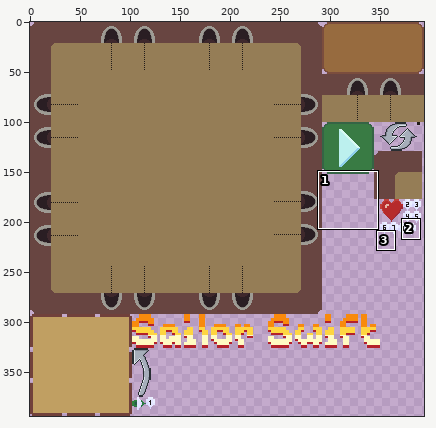
Sprite sheet: res/atlas/ss.png. The first picture is a wide view before the edit; the outline marks the close-up.
Close-up. Before the edit:
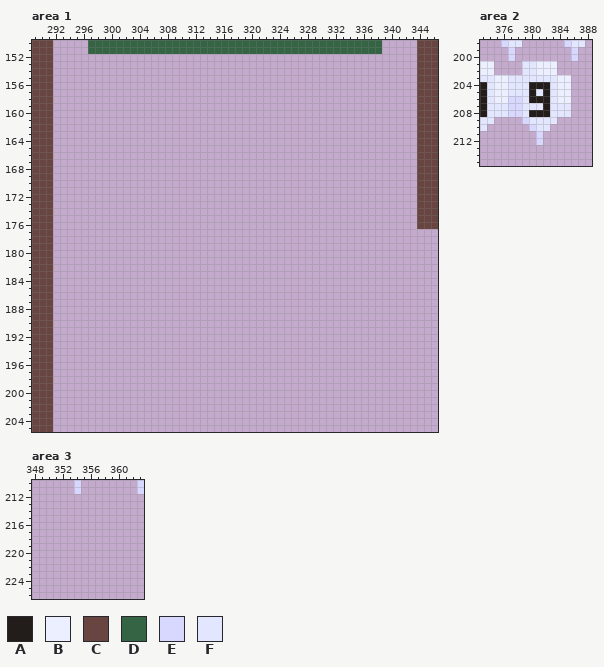
The file is 394x394 pixels. Shown: area 1: x 289..346, y 150..205; area 2: x 373..388, y 198..215; area 3: x 348..363, y 210..226.
Palette (. is transparent): A #221c1a  B #ebefff  C #684541  D #356445  E #d8d7fe  F #e3e6ff
Pixels before, area 1 (only the part around the change), first column x 289:
150 CCC.....DDDDDDDDDDDDDDDDDDDDDDDDDDDDDDDDDDDDDDDDDD.....CCC
151 CCC.....DDDDDDDDDDDDDDDDDDDDDDDDDDDDDDDDDDDDDDDDDD.....CCC
152 CCC....................................................CCC
153 CCC....................................................CCC
154 CCC....................................................CCC
155 CCC....................................................CCC
156 CCC....................................................CCC
157 CCC....................................................CCC
158 CCC....................................................CCC
159 CCC....................................................CCC
160 CCC....................................................CCC
161 CCC....................................................CCC
162 CCC....................................................CCC
163 CCC....................................................CCC
164 CCC....................................................CCC
165 CCC....................................................CCC
166 CCC....................................................CCC
167 CCC....................................................CCC
168 CCC....................................................CCC
169 CCC....................................................CCC
170 CCC....................................................CCC
171 CCC....................................................CCC
172 CCC....................................................CCC
173 CCC....................................................CCC
174 CCC....................................................CCC
175 CCC....................................................CCC
176 CCC....................................................CCC
177 CCC.......................................................
178 CCC.......................................................
179 CCC.......................................................
180 CCC.......................................................
181 CCC.......................................................
182 CCC.......................................................
183 CCC.......................................................
184 CCC.......................................................
185 CCC.......................................................
186 CCC.......................................................
187 CCC.......................................................
188 CCC.......................................................
189 CCC.......................................................
190 CCC.......................................................
191 CCC.......................................................
192 CCC.......................................................
193 CCC.......................................................
194 CCC.......................................................
195 CCC.......................................................
196 CCC.......................................................
197 CCC.......................................................
198 CCC.......................................................
199 CCC.......................................................
200 CCC.......................................................
201 CCC.......................................................
202 CCC.......................................................
203 CCC.......................................................
204 CCC.......................................................
205 CCC.......................................................
Pixels before, area 2, first column x 373:
198 ...EFF......EFF
199 ....E........E.
200 ....E........E.
201 BB....FFBBB....
202 BB....FFBBB....
203 FFBBFFFFFFFBB..
204 AFBBFFFAAAFBB..
205 AFBBFFFAFAFBB..
206 AFBBEEFAAAFBB..
207 AFFFEEFFFAFFF..
208 AFFFEEFAAAFFF..
209 FF....EFFFF....
210 F......EFF.....
211 ........E......
212 ........E......
Pixels before, area 3, first column x 354:
210 E........E
211 E........E
New version:
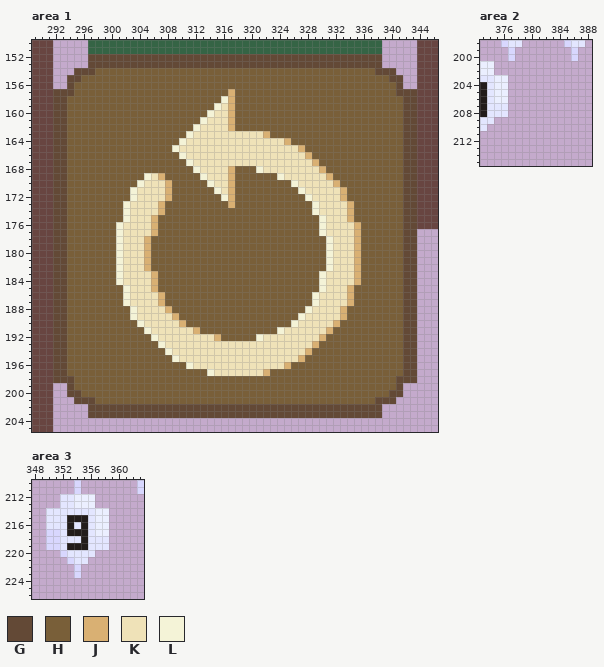
Colours new in this view: G #634936  H #795f39  J #d9b073  K #efe2b8  L #f4f3d7
The exact change:
Changed rows in their new state; - is an unchanged pixel.
Area 1:
first column x 292:
152 -----GGGGGGGGGGGGGGGGGGGGGGGGGGGGGGGGGGGGGGGGGG-----
153 -----GGGGGGGGGGGGGGGGGGGGGGGGGGGGGGGGGGGGGGGGGG-----
154 ---GGGHHHHHHHHHHHHHHHHHHHHHHHHHHHHHHHHHHHHHHHHGGG---
155 --GGHHHHHHHHHHHHHHHHHHHHHHHHHHHHHHHHHHHHHHHHHHHHGG--
156 --GHHHHHHHHHHHHHHHHHHHHHHHHHHHHHHHHHHHHHHHHHHHHHHG--
157 GGGHHHHHHHHHHHHHHHHHHHHHHJHHHHHHHHHHHHHHHHHHHHHHHGGG
158 GGHHHHHHHHHHHHHHHHHHHHHHLJHHHHHHHHHHHHHHHHHHHHHHHHGG
159 GGHHHHHHHHHHHHHHHHHHHHHLKJHHHHHHHHHHHHHHHHHHHHHHHHGG
160 GGHHHHHHHHHHHHHHHHHHHHLKKJHHHHHHHHHHHHHHHHHHHHHHHHGG
161 GGHHHHHHHHHHHHHHHHHHHLKKKJHHHHHHHHHHHHHHHHHHHHHHHHGG
162 GGHHHHHHHHHHHHHHHHHHLKKKKJHHHHHHHHHHHHHHHHHHHHHHHHGG
163 GGHHHHHHHHHHHHHHHHHLKKKKKKKKKKJHHHHHHHHHHHHHHHHHHHGG
164 GGHHHHHHHHHHHHHHHHLKKKKKKKKKKKKKKJHHHHHHHHHHHHHHHHGG
165 GGHHHHHHHHHHHHHHHLKKKKKKKKKKKKKKKKKJHHHHHHHHHHHHHHGG
166 GGHHHHHHHHHHHHHHHHLKKKKKKKKKKKKKKKKKJHHHHHHHHHHHHHGG
167 GGHHHHHHHHHHHHHHHHHLKKKKKKKKKKKKKKKKKJHHHHHHHHHHHHGG
168 GGHHHHHHHHHHHHHHHHHHLKKKKJHHHLKKKKKKKKJHHHHHHHHHHHGG
169 GGHHHHHHHHHHHLKJHHHHHLKKKJHHHHHHLKKKKKKJHHHHHHHHHHGG
170 GGHHHHHHHHHHLKKKJHHHHHLKKJHHHHHHHHLKKKKKJHHHHHHHHHGG
171 GGHHHHHHHHHLKKKKJHHHHHHLKJHHHHHHHHHLKKKKKJHHHHHHHHGG
172 GGHHHHHHHHHLKKKKJHHHHHHHLJHHHHHHHHHHLKKKKJHHHHHHHHGG
173 GGHHHHHHHHLKKKKJHHHHHHHHHJHHHHHHHHHHHLKKKKJHHHHHHHGG
174 GGHHHHHHHHLKKKKJHHHHHHHHHHHHHHHHHHHHHLKKKKJHHHHHHHGG
175 GGHHHHHHHHLKKKJHHHHHHHHHHHHHHHHHHHHHHHLKKKJHHHHHHHGG
176 GGHHHHHHHLKKKKJHHHHHHHHHHHHHHHHHHHHHHHLKKKKJHHHHHHGG
177 GGHHHHHHHLKKKKJHHHHHHHHHHHHHHHHHHHHHHHLKKKKJHHHHHHGG
178 GGHHHHHHHLKKKJHHHHHHHHHHHHHHHHHHHHHHHHHLKKKJHHHHHHGG
179 GGHHHHHHHLKKKJHHHHHHHHHHHHHHHHHHHHHHHHHLKKKJHHHHHHGG
180 GGHHHHHHHLKKKJHHHHHHHHHHHHHHHHHHHHHHHHHLKKKJHHHHHHGG
181 GGHHHHHHHLKKKJHHHHHHHHHHHHHHHHHHHHHHHHHLKKKJHHHHHHGG
182 GGHHHHHHHLKKKJHHHHHHHHHHHHHHHHHHHHHHHHHLKKKJHHHHHHGG
183 GGHHHHHHHLKKKKJHHHHHHHHHHHHHHHHHHHHHHHLKKKKJHHHHHHGG
184 GGHHHHHHHLKKKKJHHHHHHHHHHHHHHHHHHHHHHHLKKKKJHHHHHHGG
185 GGHHHHHHHHLKKKJHHHHHHHHHHHHHHHHHHHHHHHLKKKJHHHHHHHGG
186 GGHHHHHHHHLKKKKJHHHHHHHHHHHHHHHHHHHHHLKKKKJHHHHHHHGG
187 GGHHHHHHHHLKKKKJHHHHHHHHHHHHHHHHHHHHHLKKKKJHHHHHHHGG
188 GGHHHHHHHHHLKKKKJHHHHHHHHHHHHHHHHHHHLKKKKJHHHHHHHHGG
189 GGHHHHHHHHHLKKKKKJHHHHHHHHHHHHHHHHHLKKKKKJHHHHHHHHGG
190 GGHHHHHHHHHHLKKKKKJHHHHHHHHHHHHHHHLKKKKKJHHHHHHHHHGG
191 GGHHHHHHHHHHHLKKKKKKJHHHHHHHHHHHLKKKKKKJHHHHHHHHHHGG
192 GGHHHHHHHHHHHHLKKKKKKKKJHHHHHLKKKKKKKKJHHHHHHHHHHHGG
193 GGHHHHHHHHHHHHHLKKKKKKKKKKKKKKKKKKKKKJHHHHHHHHHHHHGG
194 GGHHHHHHHHHHHHHHLKKKKKKKKKKKKKKKKKKKJHHHHHHHHHHHHHGG
195 GGHHHHHHHHHHHHHHHLKKKKKKKKKKKKKKKKKJHHHHHHHHHHHHHHGG
196 GGHHHHHHHHHHHHHHHHHLKKKKKKKKKKKKKJHHHHHHHHHHHHHHHHGG
197 GGHHHHHHHHHHHHHHHHHHHHLKKKKKKKJHHHHHHHHHHHHHHHHHHHGG
198 GGGHHHHHHHHHHHHHHHHHHHHHHHHHHHHHHHHHHHHHHHHHHHHHHGGG
199 --GHHHHHHHHHHHHHHHHHHHHHHHHHHHHHHHHHHHHHHHHHHHHHHG--
200 --GGHHHHHHHHHHHHHHHHHHHHHHHHHHHHHHHHHHHHHHHHHHHHGG--
201 ---GGGHHHHHHHHHHHHHHHHHHHHHHHHHHHHHHHHHHHHHHHHGGG---
202 -----GGGGGGGGGGGGGGGGGGGGGGGGGGGGGGGGGGGGGGGGGG-----
203 -----GGGGGGGGGGGGGGGGGGGGGGGGGGGGGGGGGGGGGGGGGG-----
Area 2:
first column x 377:
201 --.....--
202 --.....--
203 .........
204 .........
205 .........
206 .........
207 .........
208 .........
209 --.....--
210 ---...---
211 ----.----
212 ----.----
Area 3:
first column x 350:
212 --FFBBB--
213 --FFBBB--
214 FFFFFFFBB
215 FFFAAAFBB
216 FFFAFAFBB
217 EEFAAAFBB
218 EEFFFAFFF
219 EEFAAAFFF
220 --EFFFF--
221 ---EFF---
222 ----E----
223 ----E----
Changed places in both close-ups, as pixel boxes (x1, y1, x2, y2):
added: (53, 54, 417, 418)
erased: (508, 61, 571, 145)
added: (46, 494, 109, 578)
